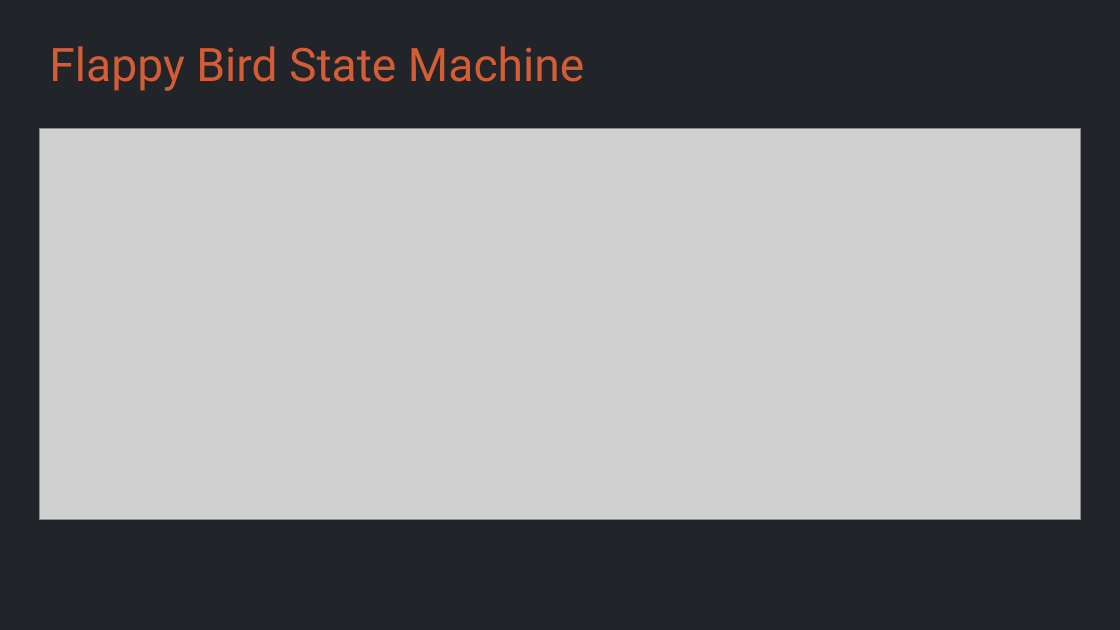
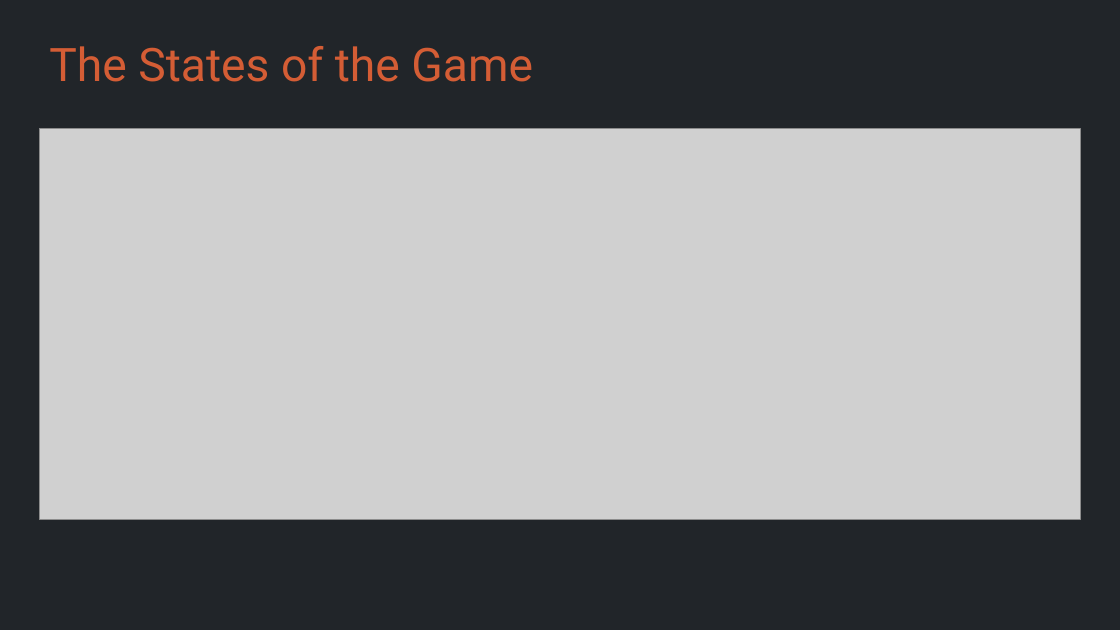
Before and after one commit to Metamate/gar, a slide deck: slide 29 of slides/02 Flappy Bird.pptx. Drawn at 1120x630 pixels with LibreOffice and Linux fonts; fonts in the diff are those of the drawing; grey boxes stand for pictures. Boxes give left, top, right and bottom in pixels: in the first picture for what was removed or moved away, otherwise in the second. Text is boxed around its words. In the diff, an @@ line names an element or a change of style, - is before the commit and + after.

```diff
--- a/slides/02 Flappy Bird.pptx
+++ b/slides/02 Flappy Bird.pptx
@@ title at <box>49,46,533,82</box>: text changed @@
-Flappy Bird State Machine
+The States of the Game
```
Also in this commit, not shown: 1 other slide changed, 4 other files.
